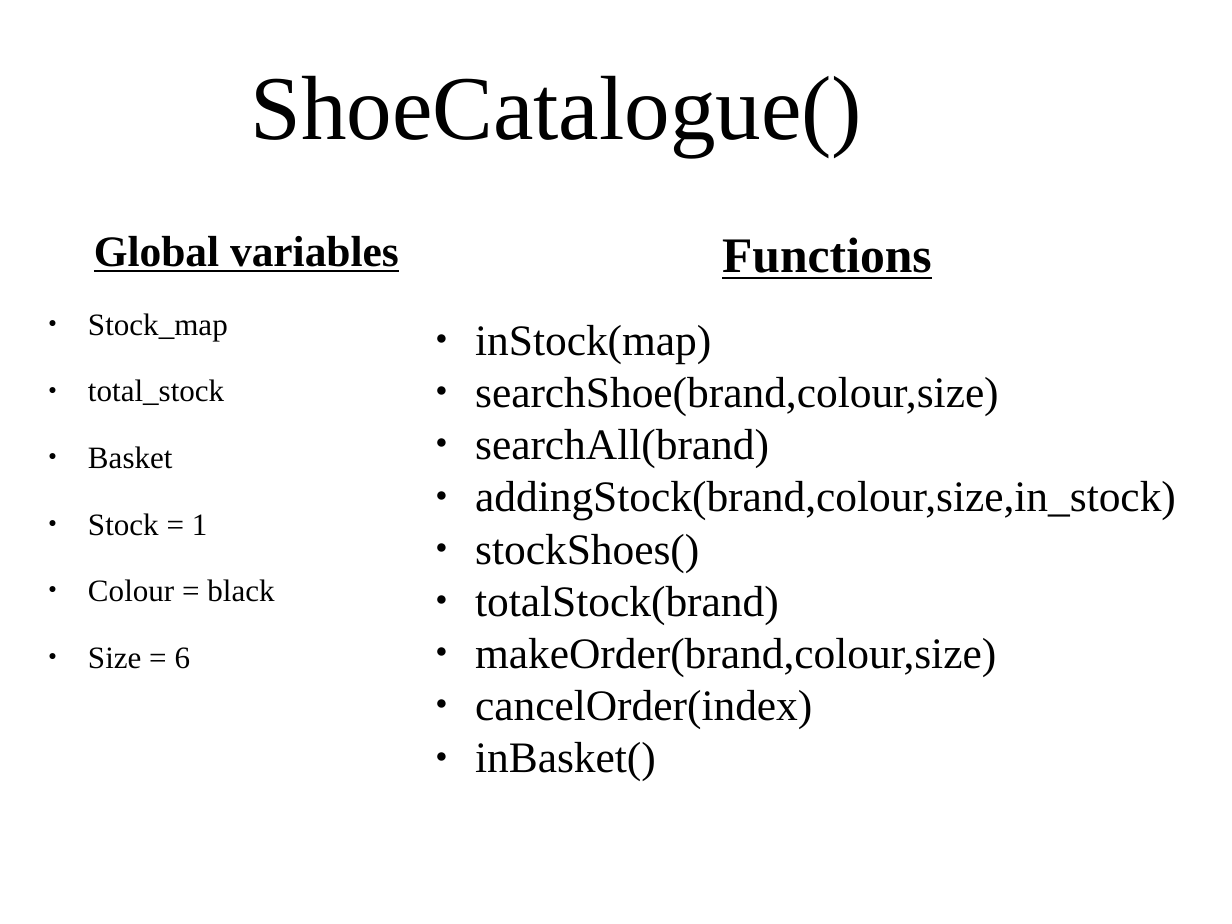
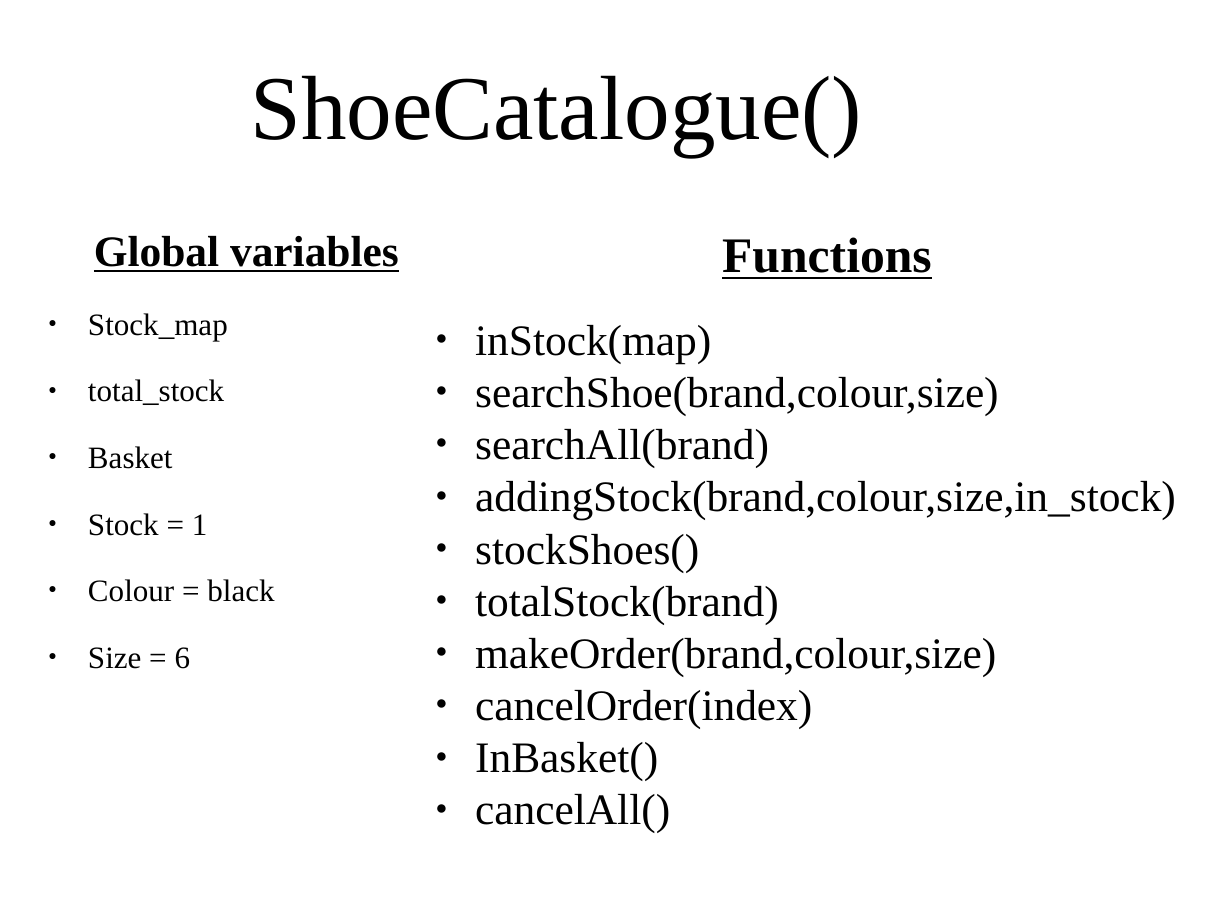
Before and after one commit to TaSiya/shoe, a slide deck: slide 12 of project presentation.odp. Drawn at 1232x924 pixels with LibreOffice and Linux fonts; fonts in the diff are those of the drawing; background and template pictures are left out. Boxes give left, top, right and bottom in pixels: in the first picture for what was removed or moved away, otherwise in the second. Text is boxed around its words. In the diff, an @@ line names an element or a change of style, - is before the commit and + after.

Commit message:
added function cancelAll(), clears the basket

```diff
--- a/project presentation.odp
+++ b/project presentation.odp
@@ text at [475, 742, 670, 833]: text changed @@
-● inBasket()
+● InBasket()
+● cancelAll()
```
Also in this commit, not shown: 2 other files.
